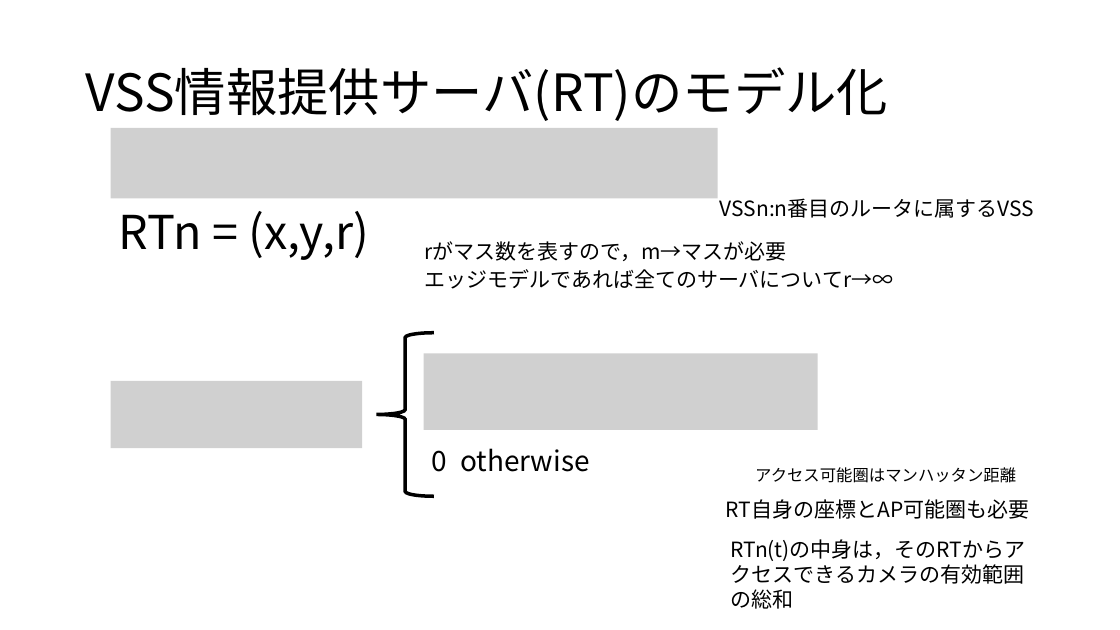
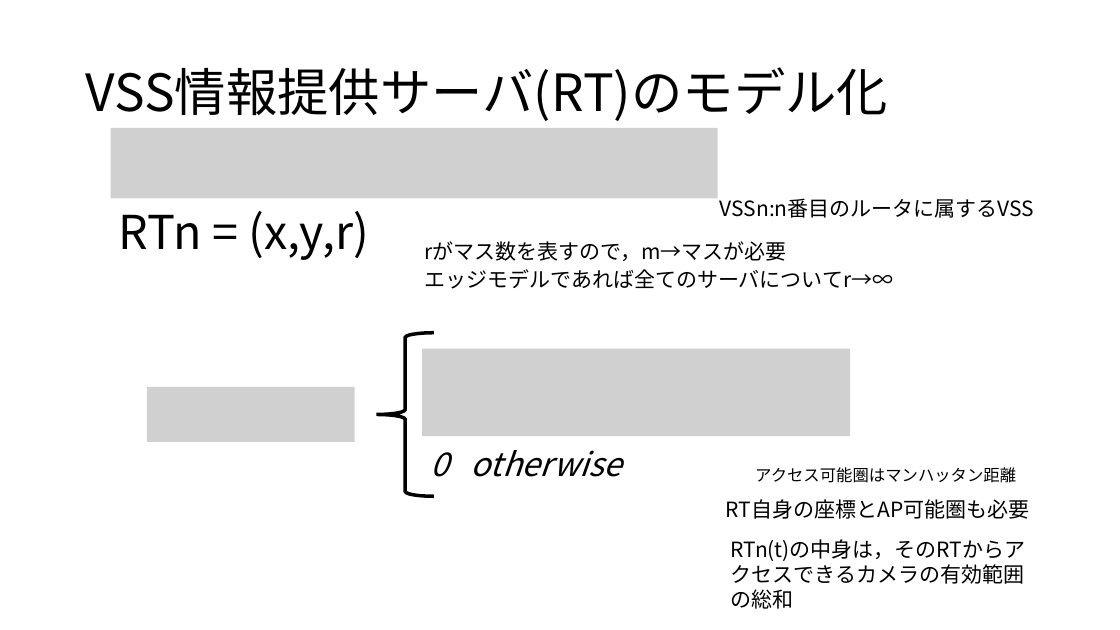
Before and after one commit to ao-megane/LplcSimulator, a slide deck: slide 10 of LplcSimulator/LplcSimulator/原稿/数理モデルv4.pptx. Drawn at 1120x630 pixels with LibreOffice and Linux fonts; fonts in the diff are those of the drawing; grey boxes stand for pictures. Boxes give left, top, right and bottom in pixels: in the first picture for what was removed or moved away, otherwise in the second. Text is boxed around its words. In the diff, an @@ line names an element or a change of style, - is before the commit and + after.

```diff
--- a/LplcSimulator/LplcSimulator/原稿/数理モデルv4.pptx
+++ b/LplcSimulator/LplcSimulator/原稿/数理モデルv4.pptx
@@ picture: place and size @@
-picture at [423, 354, 818, 430]
+picture at [423, 349, 850, 436]
@@ picture: place and size @@
-picture at [111, 381, 362, 448]
+picture at [147, 387, 355, 442]
@@ text "0 otherwise" at [431, 450, 622, 477]: size 24 to 28 pt, italic on @@
```
Also in this commit, not shown: 2 other slides changed, 3 other files.
